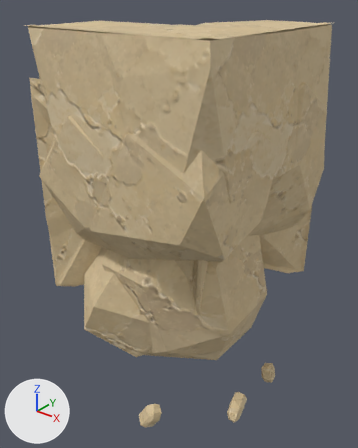
A saved change to the glTF model assets/custom/models/ground_modules/ground_bottom_square_corner_06.glb.
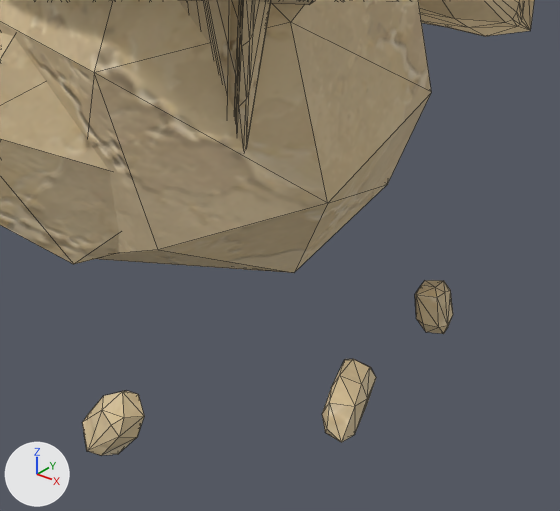
Each version appears first whole from a camera (50 mm lens) standing at (1.98, -1.39, 1.17) and looking at (0.5, 0.46, 0.02), and next in a close-up on the part from 30% to 88% of the width and 58% to 100% of the height. The axes (+X, +Y, +Z) are drawn at lower left. The lights are the same throughout. The last two pictures show the newer version. The close-ups show mesh edges as thin lines. Vertices at exactly the same position are counted once.

Names of what the first close-up shows: 'GroundBottomSquareCorner06_Body'.
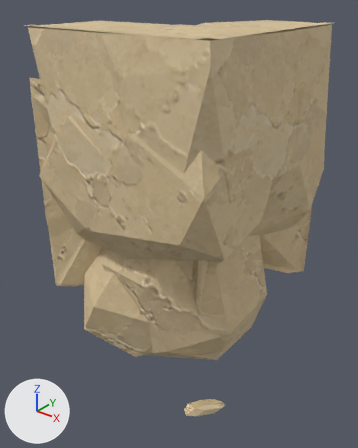
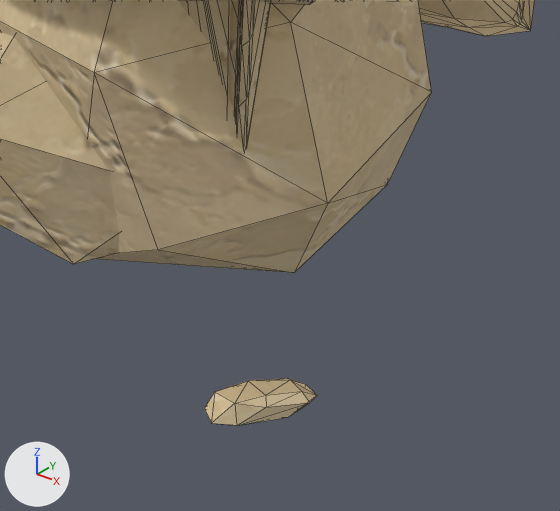
Location of each change, [x1, y1, x2, y2] in pixels of the close-ups (560 x 511 px; the box of a moved part takes in the faces that stretch with it):
'GroundBottomSquareCorner06_Body', reshaped: before [0, 0, 534, 456]; after [0, 0, 534, 426]
part 1 of me_groundbottomsquarecorner06_bodyshouldermesh, moved or reshaped (not visible afterwards): before [415, 280, 453, 334]
part 2 of me_groundbottomsquarecorner06_bodyshouldermesh, moved or reshaped: before [322, 359, 376, 442]; after [204, 378, 317, 426]
part 3 of me_groundbottomsquarecorner06_bodyshouldermesh, moved or reshaped (not visible afterwards): before [82, 391, 144, 456]

Patch to the scene script:
```diff
--- a/assets/custom/models/ground_modules/ground_bottom_square_corner_06.glb.py
+++ b/assets/custom/models/ground_modules/ground_bottom_square_corner_06.glb.py
@@ me_groundbottomsquarecorner06_bodyshouldermesh @@
 me_groundbottomsquarecorner06_bodyshouldermesh.from_pydata(...)  # 838 vertices, 1494 faces; spans x 0.0..1.04, y -0.04..1.0, z -0.97..1.0
-me_groundbottomsquarecorner06_bodyshouldermesh.vertices[680].co = (0.97, 0.31, -0.83)  # pixel (331, 387)
-me_groundbottomsquarecorner06_bodyshouldermesh.vertices[681].co = (0.99, 0.27, -0.83)  # pixel (329, 402)
-me_groundbottomsquarecorner06_bodyshouldermesh.vertices[682].co = (0.98, 0.33, -0.81)  # pixel (339, 375)
-me_groundbottomsquarecorner06_bodyshouldermesh.vertices[683].co = (1.04, 0.29, -0.82)  # pixel (354, 406)
-me_groundbottomsquarecorner06_bodyshouldermesh.vertices[684].co = (1.02, 0.35, -0.82)  # pixel (361, 384)
-me_groundbottomsquarecorner06_bodyshouldermesh.vertices[685].co = (0.96, 0.41, -0.84)  # pixel (353, 358)
-me_groundbottomsquarecorner06_bodyshouldermesh.vertices[686].co = (0.94, 0.41, -0.86)  # pixel (344, 359)
-me_groundbottomsquarecorner06_bodyshouldermesh.vertices[687].co = (0.97, 0.28, -0.88)  # pixel (321, 414)
-me_groundbottomsquarecorner06_bodyshouldermesh.vertices[688].co = (0.94, 0.39, -0.92)
-me_groundbottomsquarecorner06_bodyshouldermesh.vertices[689].co = (1.0, 0.25, -0.87)  # pixel (326, 428)
-me_groundbottomsquarecorner06_bodyshouldermesh.vertices[690].co = (1.04, 0.25, -0.89)  # pixel (341, 442)
-me_groundbottomsquarecorner06_bodyshouldermesh.vertices[691].co = (1.04, 0.3, -0.9)  # pixel (354, 434)
-me_groundbottomsquarecorner06_bodyshouldermesh.vertices[692].co = (1.03, 0.34, -0.85)  # pixel (367, 398)
-me_groundbottomsquarecorner06_bodyshouldermesh.vertices[693].co = (1.0, 0.42, -0.85)  # pixel (369, 367)
-me_groundbottomsquarecorner06_bodyshouldermesh.vertices[694].co = (0.98, 0.45, -0.88)  # pixel (370, 367)
-me_groundbottomsquarecorner06_bodyshouldermesh.vertices[695].co = (0.95, 0.44, -0.88)  # pixel (355, 359)
-me_groundbottomsquarecorner06_bodyshouldermesh.vertices[696].co = (0.94, 0.41, -0.93)
-me_groundbottomsquarecorner06_bodyshouldermesh.vertices[697].co = (0.99, 0.27, -0.91)  # pixel (325, 432)
-me_groundbottomsquarecorner06_bodyshouldermesh.vertices[698].co = (0.94, 0.38, -0.94)
-me_groundbottomsquarecorner06_bodyshouldermesh.vertices[699].co = (1.02, 0.29, -0.92)
-me_groundbottomsquarecorner06_bodyshouldermesh.vertices[700].co = (0.98, 0.38, -0.95)
-me_groundbottomsquarecorner06_bodyshouldermesh.vertices[701].co = (1.01, 0.39, -0.92)  # pixel (366, 405)
-me_groundbottomsquarecorner06_bodyshouldermesh.vertices[702].co = (1.01, 0.43, -0.88)  # pixel (376, 377)
-me_groundbottomsquarecorner06_bodyshouldermesh.vertices[703].co = (0.97, 0.42, -0.94)
+# me_groundbottomsquarecorner06_bodyshouldermesh part 1: the loose piece of 24 vertices spanning x 0.94..1.03, y 0.64..0.75, z -0.96..-0.83 is multiplied about its middle by the matrix ((0.646, 0.355, 0.073), (-0.309, 0.618, -0.268), (-0.189, 0.203, 0.687)), then moved by (-0.61, 0.05, 0.0)
+# me_groundbottomsquarecorner06_bodyshouldermesh part 2
+me_groundbottomsquarecorner06_bodyshouldermesh.vertices[680].co = (0.87, 0.13, -0.75)  # pixel (235, 385)
+me_groundbottomsquarecorner06_bodyshouldermesh.vertices[681].co = (0.86, 0.08, -0.73)  # pixel (214, 391)
+me_groundbottomsquarecorner06_bodyshouldermesh.vertices[682].co = (0.89, 0.15, -0.74)  # pixel (248, 380)
+me_groundbottomsquarecorner06_bodyshouldermesh.vertices[683].co = (0.92, 0.07, -0.72)  # pixel (234, 403)
+me_groundbottomsquarecorner06_bodyshouldermesh.vertices[684].co = (0.94, 0.14, -0.73)  # pixel (265, 395)
+me_groundbottomsquarecorner06_bodyshouldermesh.vertices[685].co = (0.93, 0.22, -0.77)  # pixel (290, 379)
+me_groundbottomsquarecorner06_bodyshouldermesh.vertices[686].co = (0.92, 0.24, -0.79)  # pixel (287, 378)
+me_groundbottomsquarecorner06_bodyshouldermesh.vertices[687].co = (0.85, 0.1, -0.77)
+me_groundbottomsquarecorner06_bodyshouldermesh.vertices[688].co = (0.9, 0.21, -0.82)
+me_groundbottomsquarecorner06_bodyshouldermesh.vertices[689].co = (0.86, 0.05, -0.75)  # pixel (204, 408)
+me_groundbottomsquarecorner06_bodyshouldermesh.vertices[690].co = (0.89, 0.03, -0.75)  # pixel (211, 423)
+me_groundbottomsquarecorner06_bodyshouldermesh.vertices[691].co = (0.93, 0.06, -0.76)  # pixel (236, 425)
+me_groundbottomsquarecorner06_bodyshouldermesh.vertices[692].co = (0.95, 0.12, -0.74)  # pixel (266, 407)
+me_groundbottomsquarecorner06_bodyshouldermesh.vertices[693].co = (0.97, 0.21, -0.76)  # pixel (301, 391)
+me_groundbottomsquarecorner06_bodyshouldermesh.vertices[694].co = (0.98, 0.24, -0.79)  # pixel (317, 395)
+me_groundbottomsquarecorner06_bodyshouldermesh.vertices[695].co = (0.95, 0.26, -0.8)  # pixel (305, 384)
+me_groundbottomsquarecorner06_bodyshouldermesh.vertices[696].co = (0.93, 0.23, -0.82)
+me_groundbottomsquarecorner06_bodyshouldermesh.vertices[697].co = (0.86, 0.07, -0.77)
+me_groundbottomsquarecorner06_bodyshouldermesh.vertices[698].co = (0.9, 0.19, -0.82)
+me_groundbottomsquarecorner06_bodyshouldermesh.vertices[699].co = (0.91, 0.07, -0.77)  # pixel (229, 424)
+me_groundbottomsquarecorner06_bodyshouldermesh.vertices[700].co = (0.94, 0.17, -0.81)
+me_groundbottomsquarecorner06_bodyshouldermesh.vertices[701].co = (0.97, 0.17, -0.79)  # pixel (288, 417)
+me_groundbottomsquarecorner06_bodyshouldermesh.vertices[702].co = (0.99, 0.21, -0.78)  # pixel (309, 402)
+me_groundbottomsquarecorner06_bodyshouldermesh.vertices[703].co = (0.96, 0.21, -0.82)  # pixel (296, 410)
+# me_groundbottomsquarecorner06_bodyshouldermesh part 3: 24 of 838 vertices moved; they spanned x 0.6..0.73, y -0.04..0.06, z -0.97..-0.8 and now span x 0.02..0.11, y 0.36..0.47, z -0.97..-0.81; mean shift (-0.6, 0.41, -0.01); largest move (0.69, 0.0, -0.95) -> (0.06, 0.43, -0.95)
 me_groundbottomsquarecorner06_bodyshouldermesh.materials.append(mat_sandstone_plate_1_005)
```
